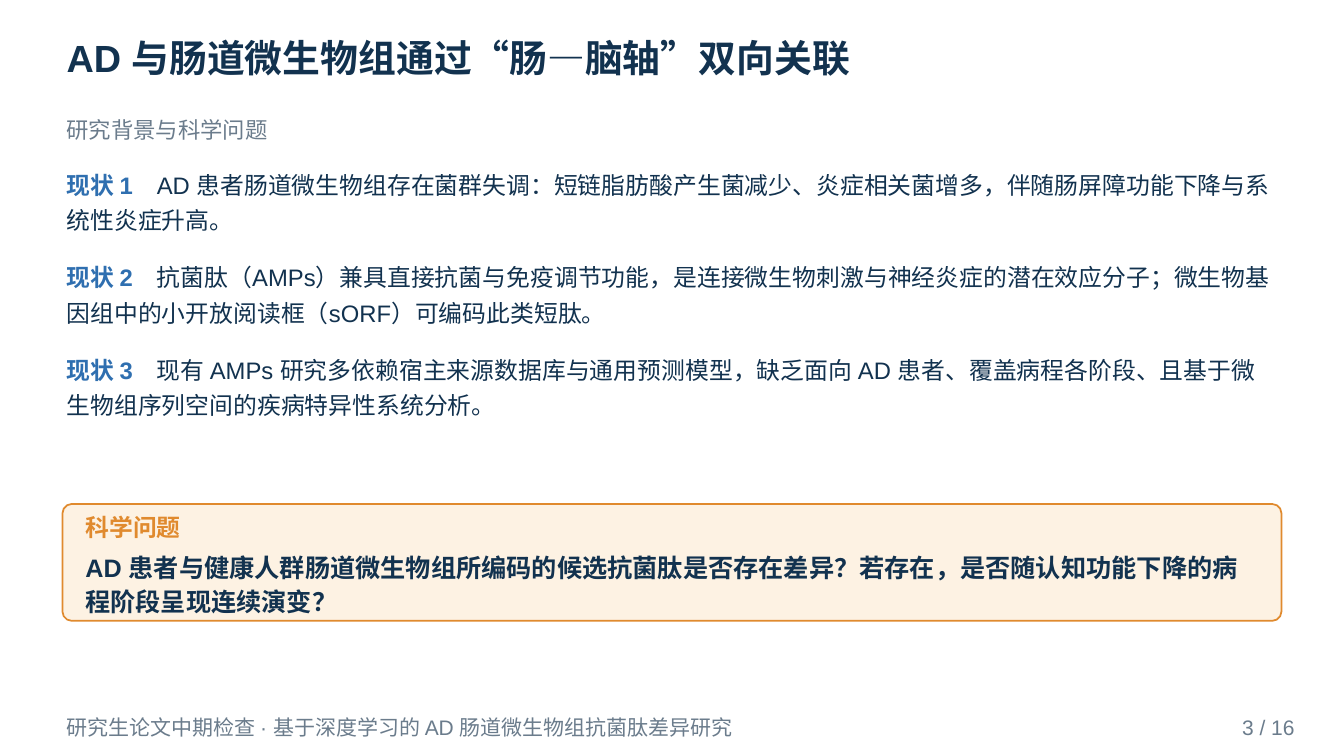
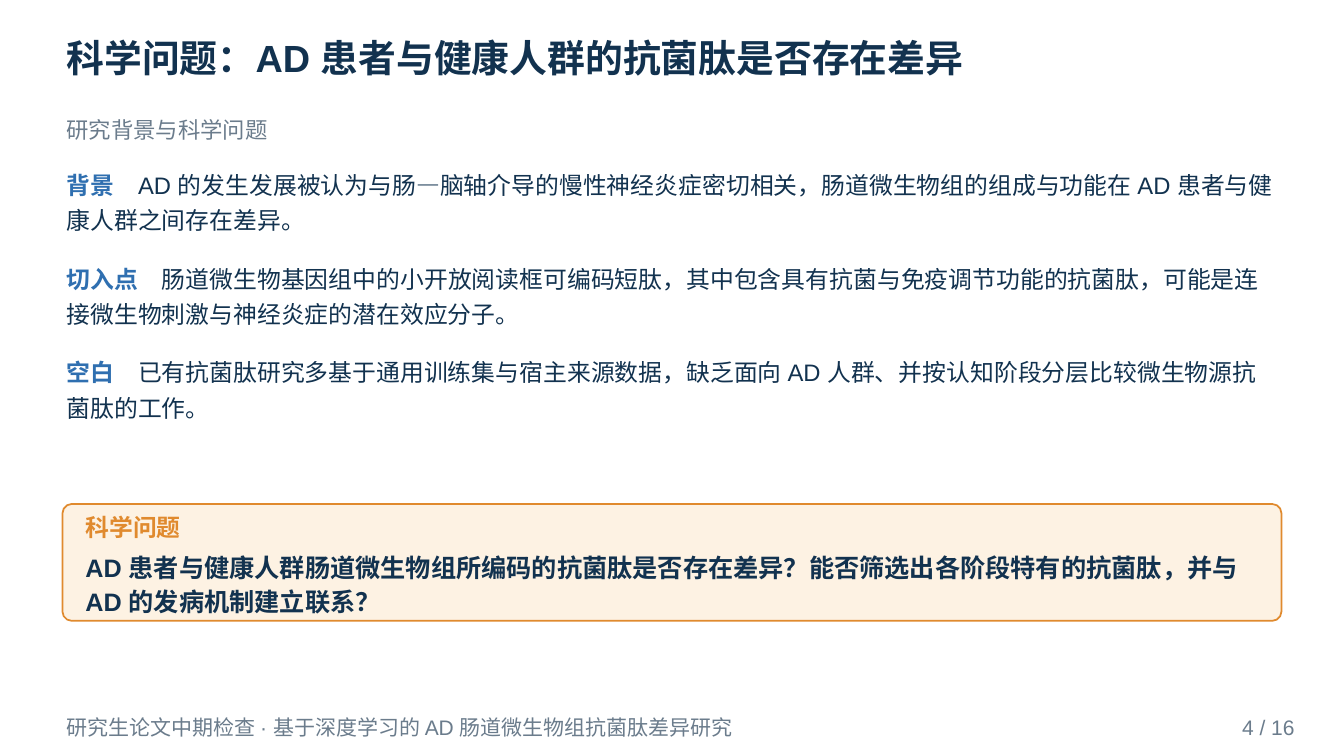
Before and after one commit to mqgg5630-cyber/zhongqi, a slide deck: slide 4 of deliverable/中期答辩.pptx (slide 3 before the commit). Drawn at 1344x756 pixels with LibreOffice and Linux fonts; fonts in the diff are those of the drawing. Boxes give left, top, right and bottom in pixels: in the first picture for what was removed or moved away, otherwise in the second. Text is boxed around its words. In the diff, an @@ line names an element or a change of style, - is before the commit and + after.

```diff
--- a/deliverable/中期答辩.pptx
+++ b/deliverable/中期答辩.pptx
@@ text at (67, 39, 964, 76): text changed @@
-AD 与肠道微生物组通过“肠—脑轴”双向关联
+科学问题：AD 患者与健康人群的抗菌肽是否存在差异
@@ text at (67, 173, 1272, 419): text changed @@
-现状 1 AD 患者肠道微生物组存在菌群失调：短链脂肪酸产生菌减少、炎症相关菌增多，伴随肠屏障功能下降与系统性炎症升高。
-现状 2 抗菌肽（AMPs）兼具直接抗菌与免疫调节功能，是连接微生物刺激与神经炎症的潜在效应分子；微生物基因组中的小开放阅读框（sORF）可编码此类短肽。
-现状 3 现有 AMPs 研究多依赖宿主来源数据库与通用预测模型，缺乏面向 AD 患者、覆盖病程各阶段、且基于微生物组序列空间的疾病特异性系统分析。
+背景 AD 的发生发展被认为与肠—脑轴介导的慢性神经炎症密切相关，肠道微生物组的组成与功能在 AD 患者与健康人群之间存在差异。
+切入点 肠道微生物基因组中的小开放阅读框可编码短肽，其中包含具有抗菌与免疫调节功能的抗菌肽，可能是连接微生物刺激与神经炎症的潜在效应分子。
+空白 已有抗菌肽研究多基于通用训练集与宿主来源数据，缺乏面向 AD 人群、并按认知阶段分层比较微生物源抗菌肽的工作。
@@ text in rounded rectangle at (85, 555, 1238, 614): text changed @@
-AD 患者与健康人群肠道微生物组所编码的候选抗菌肽是否存在差异？若存在，是否随认知功能下降的病程阶段呈现连续演变？
+AD 患者与健康人群肠道微生物组所编码的抗菌肽是否存在差异？能否筛选出各阶段特有的抗菌肽，并与 AD 的发病机制建立联系？
@@ text at (1242, 720, 1294, 735): text changed @@
-3 / 16
+4 / 16
```
Also in this commit, not shown: 12 other slides changed, 1 slide added, 1 slide removed, 24 other files.
